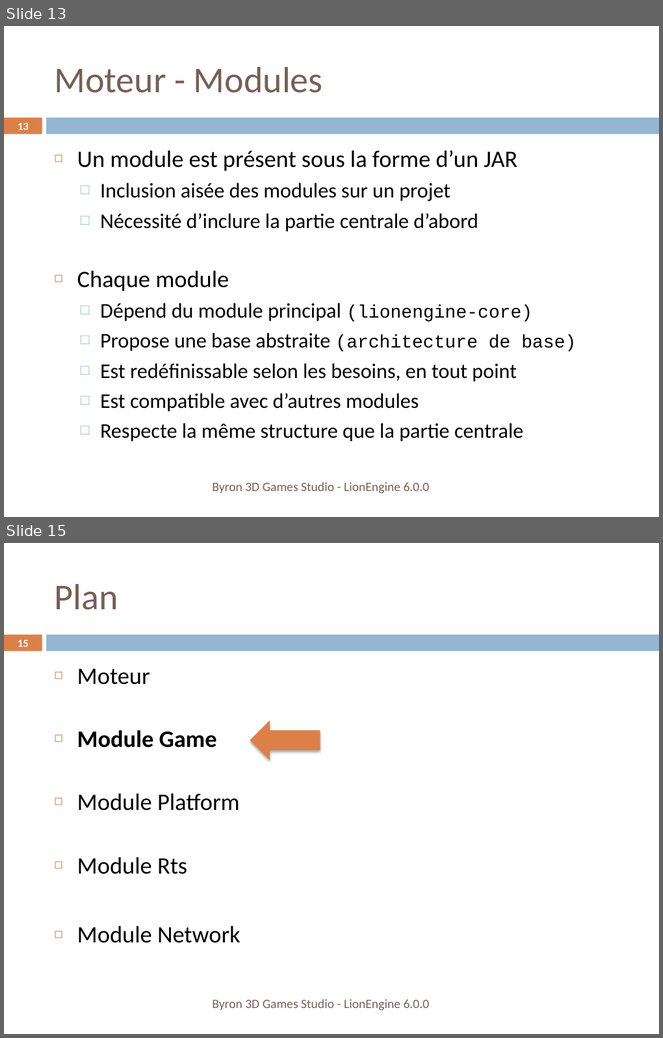
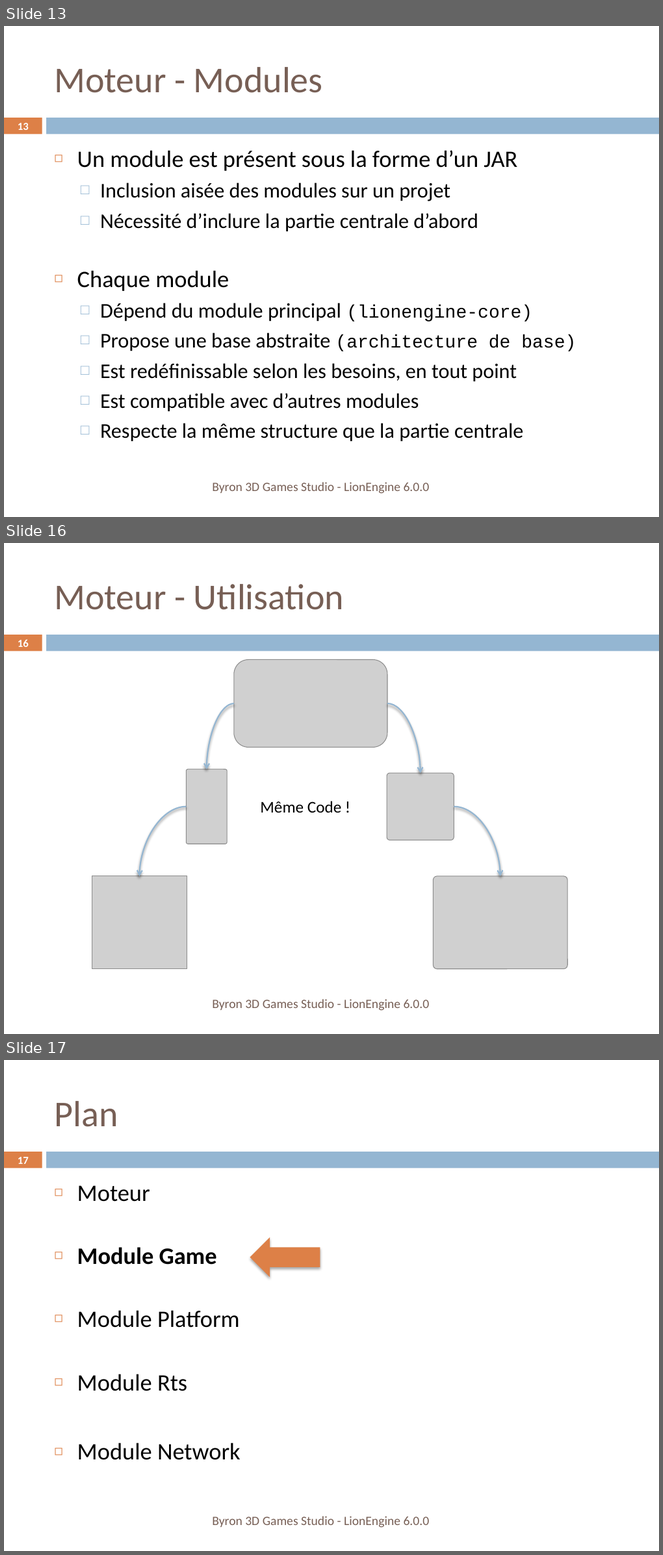
Before and after one commit to b3dgs/lionengine, a slide deck: doc/src/lionengine.pptx. Shown one above the other, each under a label of ours: slides 13 and 15 before the commit, slides 13, 16 and 17 after it; the slides between them are not shown. The pictures are 663x1038 and 663x1555 pixels, drawn with LibreOffice and Linux fonts; fonts in the diff are those of the drawing; grey boxes stand for pictures. Boxes give left, top, right and bottom in pixels: in the first picture for what was removed or moved away, otherwise in the second. Text is boxed around its words. In the diff, an @@ line names an element or a change of style, - is before the commit and + after.

```diff
--- a/doc/src/lionengine.pptx
+++ b/doc/src/lionengine.pptx
@@ slide 16 added at bbox=[4, 543, 659, 1034], background #FFFFFF; not listed: 2 template elements that a slide beside it also shows @@
@@ title added at bbox=[54, 584, 344, 610], 40 pt, text #775F55 @@
+Moteur - Utilisation
@@ page number added at bbox=[18, 639, 29, 647], 11.9 pt, text #FFFFFF, bold @@
+16
@@ picture added at bbox=[234, 659, 388, 747] @@
@@ curved arrow added from (234, 704) to (206, 770), #94B6D2 1.5 pt @@
@@ curved arrow added from (388, 704) to (421, 773), #94B6D2 1.5 pt @@
@@ picture added at bbox=[186, 770, 227, 845] @@
@@ picture added at bbox=[387, 773, 453, 840] @@
@@ curved arrow added from (186, 807) to (140, 876), #94B6D2 1.5 pt @@
@@ text added at bbox=[260, 801, 341, 813], 18 pt, text #000000 @@
+Même Code !
@@ curved arrow added from (454, 807) to (501, 876), #94B6D2 1.5 pt @@
@@ picture added at bbox=[92, 876, 187, 969] @@
@@ picture added at bbox=[433, 876, 568, 969] @@
@@ text added at bbox=[212, 999, 430, 1011], 14 pt, text #775F55 @@
+Byron 3D Games Studio - LionEngine 6.0.0
@@ what was slide 15 is now slide 17 @@
@@ page number at bbox=[18, 1157, 29, 1164]: text changed @@
-15
+17
```
Also in this commit, not shown: 7 slides changed, 1 other slide added, 4 other files.
